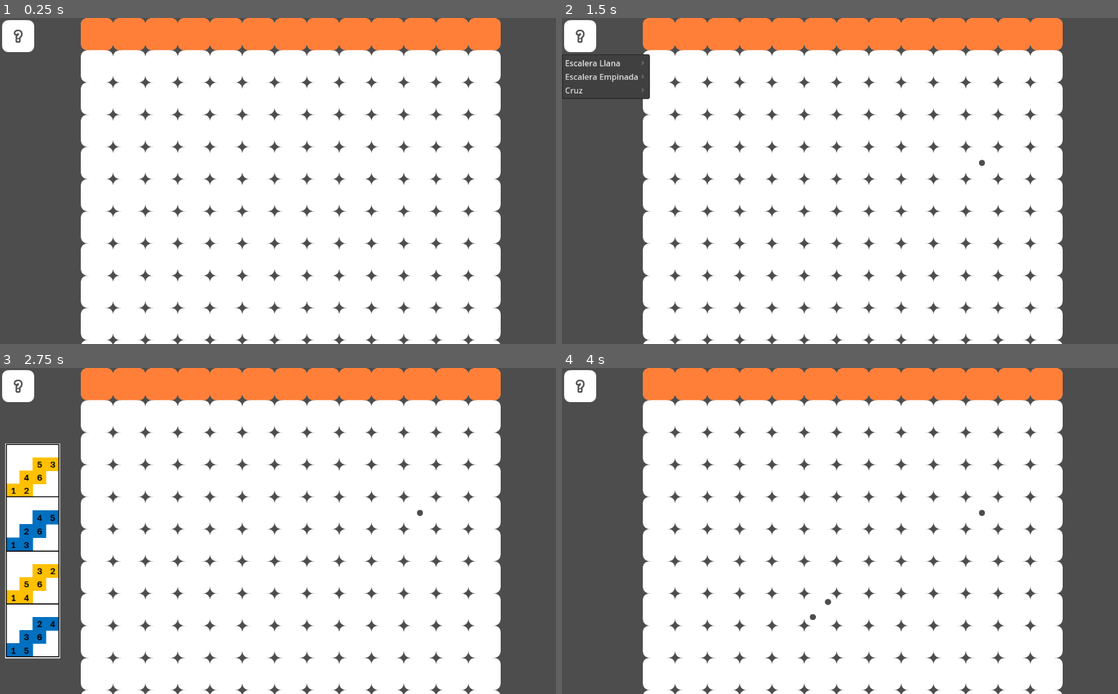
Above: before the commit, frames 1-4 (two rows, left to right).
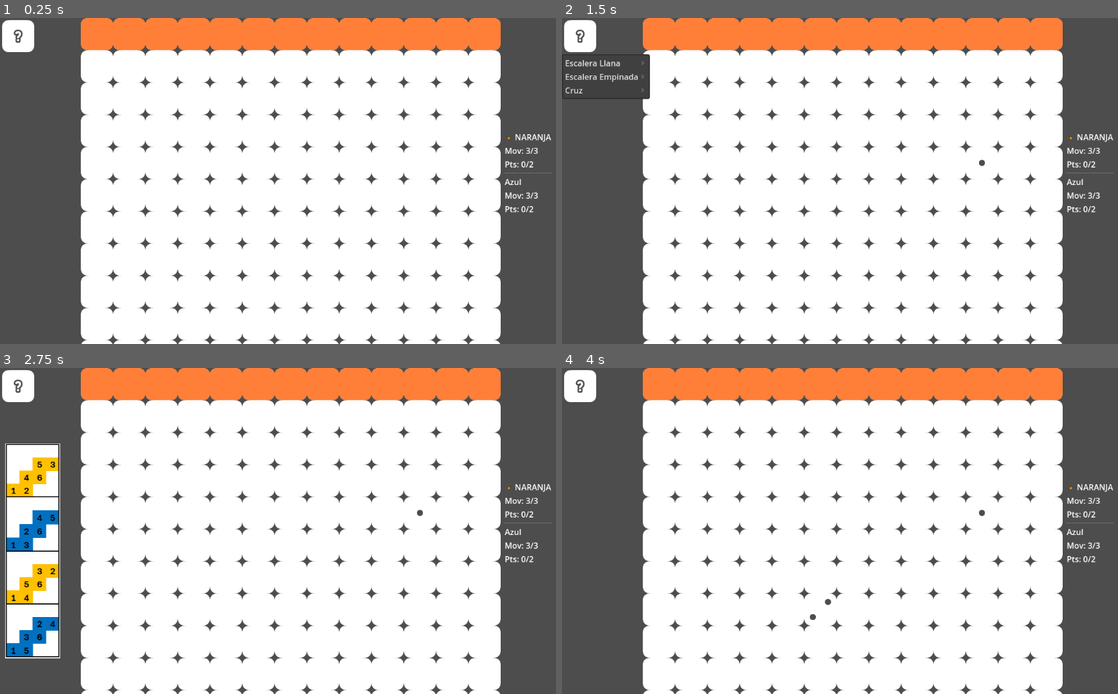
Above: after the commit, the same moments.

Repository: Anaxagora/pruebatilemaps
Game: Godot game, scene res://node_2d.tscn
Two runs of this game, one before a commit and one after it. Both use one fixed random seed, a clock stepped at 60 frames per second and the inputs below.
Inputs (mouse positions are in pixels of both pictures, inside the frame that each line leads up to):
- Up to frame 1 (0.25 s): no input
- Up to frame 2 (1.5 s): tap Enter at 0.5 s; move the mouse to (979, 164) at 0.52 s; hold Right (ui_right) 0.53-1.25 s; tap Space at 0.6, 0.77, 1.07 s; click (979, 164) at 0.67 s; click (578, 37) at 1.25 s
- Up to frame 3 (2.75 s): tap Space at 2, 2.27, 2.3, 2.57 s; move the mouse to (172, 547) at 2.02 s; hold Down (ui_down) from 2.03 s (still down); tap E (move_statue_mode) at 2.1 s
- Up to frame 4 (4 s): tap Enter at 2.75 s; move the mouse to (912, 459) at 2.77 s; release Down (ui_down) at 2.78 s; hold Right (ui_right) 2.78-3.53 s; tap X at 2.85 s; tap Space at 3.05, 3.5, 3.6, 3.77 s; move the mouse to (823, 596) at 3.52 s; hold Up (ui_up) from 3.53 s (still down); click (823, 596) at 3.67 s

The runs differ from the first frame. In frame 1, 0.4% of the frame differs, in the area x 90-100%, y 35-60%; in frame 2, 0.4%; in frame 3, 0.4%; in frame 4, 0.4%.

Commit message:
GameHUD
Se incorpora HUD laterar. Falta automatizar los movimientos restantes y los puntos

Diff:
--- /dev/null
+++ b/GameHUD.gd
@@ -0,0 +1,46 @@
+extends Control
+
+@onready var lbl_jug_n := $VBoxContainer/LabelJugadorNaranja
+@onready var lbl_mov_n := $VBoxContainer/LabelMovNaranja
+@onready var lbl_pts_n := $VBoxContainer/LabelPtsNaranja
+
+@onready var lbl_jug_a := $VBoxContainer/LabelJugadorAzul
+@onready var lbl_mov_a := $VBoxContainer/LabelMovAzul
+@onready var lbl_pts_a := $VBoxContainer/LabelPtsAzul
+
+var puntos = { 7: 0, 1: 0 }
+var movimientos = { 7: 3, 1: 3 }
+var turno_actual := 7   # 7 = Naranja / 1 = Azul
+
+func _ready():
+	_actualizar_hud()
+
+func set_turno(jugador:int):
+	turno_actual = jugador
+	movimientos[jugador] = 3
+	_actualizar_hud()
+
+func set_movimientos(jugador:int, cant:int):
+	movimientos[jugador] = cant
+	_actualizar_hud()
+
+func sumar_punto(jugador:int):
+	puntos[jugador] += 1
+	_actualizar_hud()
+
+func _actualizar_hud():
+	# ---- Naranja ----
+	if turno_actual == 7:
+		lbl_jug_n.text = "🔸 NARANJA"
+	else:
+		lbl_jug_n.text = "Naranja"
+	lbl_mov_n.text = "Mov: %d/3" % movimientos[7]
+	lbl_pts_n.text = "Pts: %d/2" % puntos[7]
+
+	# ---- Azul ----
+	if turno_actual == 8:
+		lbl_jug_a.text = "🔹 AZUL"
+	else:
+		lbl_jug_a.text = "Azul"
+	lbl_mov_a.text = "Mov: %d/3" % movimientos[1]
+	lbl_pts_a.text = "Pts: %d/2" % puntos[1]
--- a/StatueManager.gd
+++ b/StatueManager.gd
@@ -35,13 +35,13 @@
 func _check_statue_reached_base(player_id: int, cell: Vector2i):
 
 	# FIRE (id=7) llega a fila 0 (naranja – base enemiga)
-	if player_id == 7 and cell.y == max_row:
+	if player_id == 7 and cell.y == 0:
 		score_fire += 1
 		print("🔥 FIRE llegó a la base enemiga! Total:", score_fire)
 		_check_win_condition()
 
 	# WATER llega a fila final (azul – base enemiga)
-	elif player_id != 7 and cell.y == 0:
+	elif player_id != 7 and cell.y == max_row:
 		score_water += 1
 		print("💧 WATER llegó a la base enemiga! Total:", score_water)
 		_check_win_condition()
--- a/node_2d.gd
+++ b/node_2d.gd
@@ -4,6 +4,7 @@
 @onready var tilemap = $TileMapLayer
 @onready var ui = $"../UI"
 @onready var statue_manager = $StatueManager
+@onready var gamehud = $"../HUD/GameHUD"
 func _ready() -> void:
 	pass
 
@@ -11,10 +12,12 @@
 	# Alternar jugador
 	if tilemap.current_player_tile == 7:
 		tilemap.current_player_tile = 8
+		gamehud.set_turno(8)
 		rotation = 0
 		position = Vector2i(0.0, 0.0)
 	else:
 		tilemap.current_player_tile = 7
+		gamehud.set_turno(7)
 		rotation = 0
 		position = Vector2i(0.0, 0.0)
 	# 🟧 Reiniciar movimientos
--- a/node_2d.tscn
+++ b/node_2d.tscn
@@ -17,6 +17,7 @@
 [ext_resource type="Texture2D" uid="uid://b317857qo4veg" path="res://dice_question.png" id="14_nr8wp"]
 [ext_resource type="Script" uid="uid://btx2srynnvhgm" path="res://hud.gd" id="14_ta5nu"]
 [ext_resource type="Script" uid="uid://c65rs2a524fdb" path="res://help_menu_button.gd" id="16_flf07"]
+[ext_resource type="Script" uid="uid://1kweel2pr441" path="res://GameHUD.gd" id="18_k73cj"]
 
 [sub_resource type="TileSetAtlasSource" id="TileSetAtlasSource_rj586"]
 texture = ExtResource("7_rj586")
@@ -119,3 +120,41 @@
 offset_right = 40.0
 offset_bottom = -284.0
 grow_vertical = 2
+
+[node name="GameHUD" type="Control" parent="HUD"]
+layout_mode = 3
+anchors_preset = 1
+anchor_left = 1.0
+anchor_right = 1.0
+offset_left = -152.0
+offset_top = 225.0
+offset_right = -152.0
+offset_bottom = 225.0
+grow_horizontal = 0
+script = ExtResource("18_k73cj")
+
+[node name="VBoxContainer" type="VBoxContainer" parent="HUD/GameHUD"]
+layout_mode = 0
+offset_right = 40.0
+offset_bottom = 40.0
+
+[node name="LabelJugadorNaranja" type="Label" parent="HUD/GameHUD/VBoxContainer"]
+layout_mode = 2
+
+[node name="LabelMovNaranja" type="Label" parent="HUD/GameHUD/VBoxContainer"]
+layout_mode = 2
+
+[node name="LabelPtsNaranja" type="Label" parent="HUD/GameHUD/VBoxContainer"]
+layout_mode = 2
+
+[node name="HSeparator" type="HSeparator" parent="HUD/GameHUD/VBoxContainer"]
+layout_mode = 2
+
+[node name="LabelJugadorAzul" type="Label" parent="HUD/GameHUD/VBoxContainer"]
+layout_mode = 2
+
+[node name="LabelMovAzul" type="Label" parent="HUD/GameHUD/VBoxContainer"]
+layout_mode = 2
+
+[node name="LabelPtsAzul" type="Label" parent="HUD/GameHUD/VBoxContainer"]
+layout_mode = 2
Not shown, added: GameHUD.gd.uid
Not shown: 1 places in node_2d.tscn that only renumber resources
